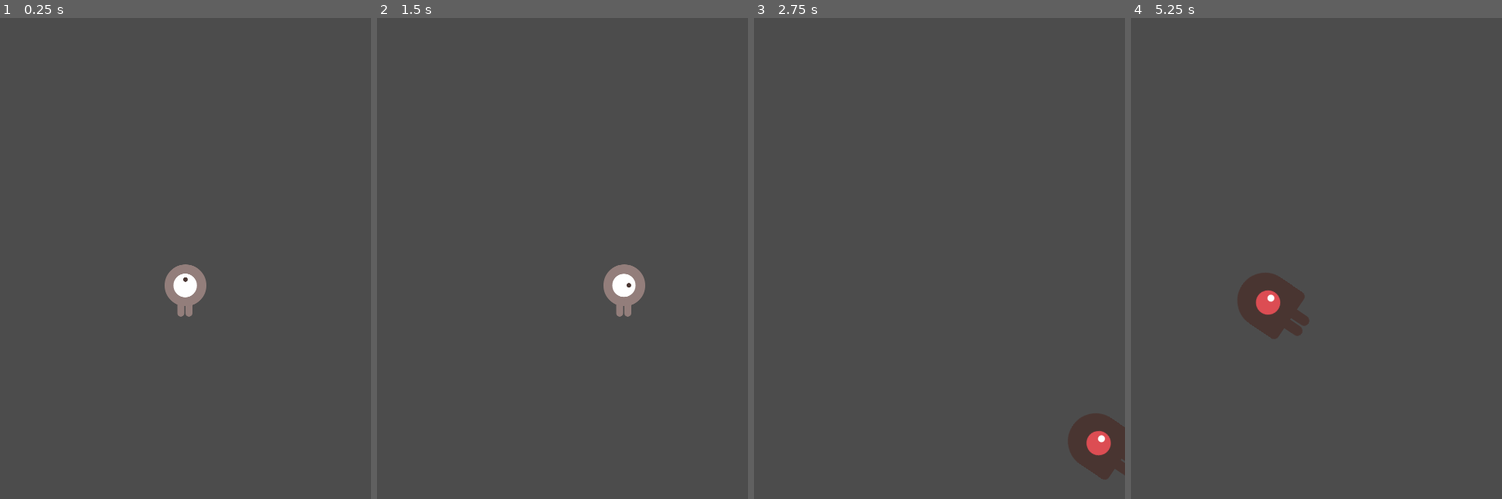
Above: before the commit, frames 1-4 (left to right).
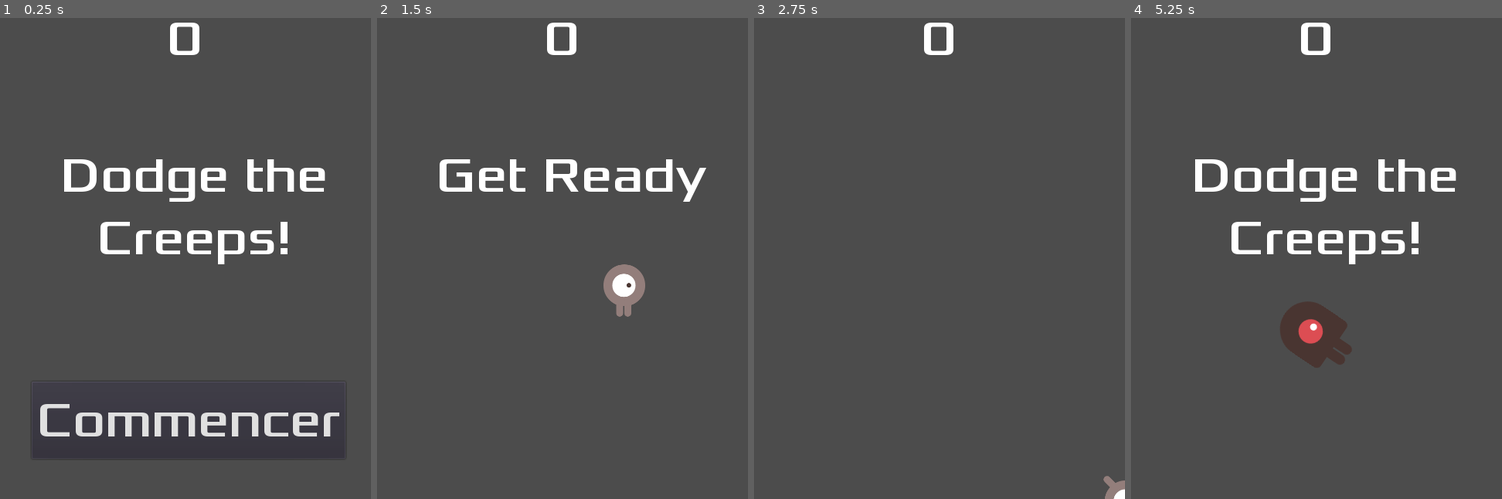
Above: after the commit, the same moments.

Repository: mawathilde/test-godot
Game: Godot game, scene res://scenes/Main.tscn
Two runs of this game, one before a commit and one after it. Both use one fixed random seed, a clock stepped at 60 frames per second and the inputs below.
Inputs (mouse positions are in pixels of both pictures, inside the frame that each line leads up to):
- Up to frame 1 (0.25 s): no input
- Up to frame 2 (1.5 s): click (566, 422) at 0.5 s, where only the run after the commit has a clickable "Commencer"; tap Enter at 1.25 s; hold Right (move_right) from 1.28 s (still down)
- Up to frame 3 (2.75 s): release Right (move_right) at 2.03 s; hold Down (move_down) from 2.03 s (still down)
- Up to frame 4 (5.25 s): release Down (move_down) at 2.78 s; hold Right (move_right) 2.78-3.53 s; hold Up (move_up) 3.53-4.28 s; hold Left (move_left) from 4.28 s (still down)

The runs differ from the first frame. In frame 1, 6.7% of the frame differs, in the area x 10-92%, y 0-92%; in frame 2, 2.3%; in frame 3, 2.1%; in frame 4, 6.7%, in the area x 17-88%, y 0-73%.

Commit message:
feat: HUD

Diff:
--- a/project.godot
+++ b/project.godot
@@ -20,6 +20,10 @@
 window/size/height=720
 window/stretch/mode="2d"
 window/stretch/aspect="keep"
+
+[global]
+
+font=false
 
 [gui]
 
--- /dev/null
+++ b/scenes/HUD.gd
@@ -0,0 +1,29 @@
+extends CanvasLayer
+
+signal start_game
+
+func show_message(text):
+	$Message.text = text
+	$Message.show()
+	$MessageTimer.start()
+
+func show_game_over():
+	show_message("Game Over")
+	# Wait until the MessageTimer has counted down.
+	yield($MessageTimer, "timeout")
+
+	$Message.text = "Dodge the\nCreeps!"
+	$Message.show()
+	# Make a one-shot timer and wait for it to finish.
+	yield(get_tree().create_timer(1), "timeout")
+	$StartButton.show()
+
+func update_score(score):
+	$ScoreLabel.text = str(score)
+
+func _on_StartButton_pressed():
+	$StartButton.hide()
+	emit_signal("start_game")
+
+func _on_MessageTimer_timeout():
+	$Message.hide()
--- /dev/null
+++ b/scenes/HUD.tscn
@@ -0,0 +1,45 @@
+[gd_scene load_steps=4 format=2]
+
+[ext_resource path="res://fonts/Xolonium-Regular.ttf" type="DynamicFontData" id=1]
+[ext_resource path="res://scenes/HUD.gd" type="Script" id=2]
+
+[sub_resource type="DynamicFont" id=1]
+size = 64
+font_data = ExtResource( 1 )
+
+[node name="HUD" type="CanvasLayer"]
+script = ExtResource( 2 )
+
+[node name="ScoreLabel" type="Label" parent="."]
+margin_left = 216.0
+margin_top = 85.0
+margin_right = 261.0
+margin_bottom = 163.0
+custom_fonts/font = SubResource( 1 )
+text = "0"
+align = 1
+
+[node name="Message" type="Label" parent="."]
+margin_left = 49.0
+margin_top = 262.0
+margin_right = 454.0
+margin_bottom = 421.0
+custom_fonts/font = SubResource( 1 )
+text = "Dodge the Creeps!"
+align = 1
+autowrap = true
+
+[node name="StartButton" type="Button" parent="."]
+margin_left = 41.0
+margin_top = 568.0
+margin_right = 447.0
+margin_bottom = 668.0
+custom_fonts/font = SubResource( 1 )
+text = "Commencer"
+
+[node name="MessageTimer" type="Timer" parent="."]
+wait_time = 2.0
+one_shot = true
+
+[connection signal="pressed" from="StartButton" to="." method="_on_StartButton_pressed"]
+[connection signal="timeout" from="MessageTimer" to="." method="_on_MessageTimer_timeout"]
--- a/scenes/Main.gd
+++ b/scenes/Main.gd
@@ -5,24 +5,27 @@
 
 func _ready():
 	randomize()
-	new_game()
 
 func game_over():
 	$ScoreTimer.stop()
 	$MobTimer.stop()
+	$HUD.show_game_over()
 
 func new_game():
 	score = 0
+	$HUD.update_score(score)
+	$HUD.show_message("Get Ready")
 	$Player.start($StartPosition.position)
 	$StartTimer.start()
 
 func _on_ScoreTimer_timeout():
 	score += 1
-
+	$HUD.update_score(score)
 
 func _on_StartTimer_timeout():
 	$MobTimer.start()
 	$ScoreTimer.start()
+
 
 func _on_MobTimer_timeout():
 	# Create a new instance of the Mob scene.
@@ -48,3 +51,7 @@
 
 	# Spawn the mob by adding it to the Main scene.
 	add_child(mob)
+
+
+func _on_HUD_start_game():
+	new_game()
--- a/scenes/Main.tscn
+++ b/scenes/Main.tscn
@@ -1,8 +1,9 @@
-[gd_scene load_steps=5 format=2]
+[gd_scene load_steps=6 format=2]
 
 [ext_resource path="res://scenes/Main.gd" type="Script" id=1]
 [ext_resource path="res://scenes/Mob.tscn" type="PackedScene" id=2]
 [ext_resource path="res://scenes/Player.tscn" type="PackedScene" id=3]
+[ext_resource path="res://scenes/HUD.tscn" type="PackedScene" id=4]
 
 [sub_resource type="Curve2D" id=1]
 _data = {
@@ -34,8 +35,11 @@
 position = Vector2( 1, 2 )
 rotation = 0.00207897
 
+[node name="HUD" parent="." instance=ExtResource( 4 )]
+
 [connection signal="hit" from="Player" to="." method="game_over"]
 [connection signal="hit" from="Player" to="." method="_on_Player_hit"]
 [connection signal="timeout" from="MobTimer" to="." method="_on_MobTimer_timeout"]
 [connection signal="timeout" from="ScoreTimer" to="." method="_on_ScoreTimer_timeout"]
 [connection signal="timeout" from="StartTimer" to="." method="_on_StartTimer_timeout"]
+[connection signal="start_game" from="HUD" to="." method="_on_HUD_start_game"]
--- a/scenes/Mob.tscn
+++ b/scenes/Mob.tscn
@@ -30,7 +30,7 @@
 radius = 36.0
 height = 24.0
 
-[node name="Mob" type="RigidBody2D"]
+[node name="Mob" type="RigidBody2D" groups=["mobs"]]
 collision_mask = 0
 gravity_scale = 0.0
 script = ExtResource( 7 )
@@ -39,7 +39,6 @@
 scale = Vector2( 0.75, 0.75 )
 frames = SubResource( 1 )
 animation = "fly"
-frame = 1
 playing = true
 
 [node name="CollisionShape2D" type="CollisionShape2D" parent="."]
